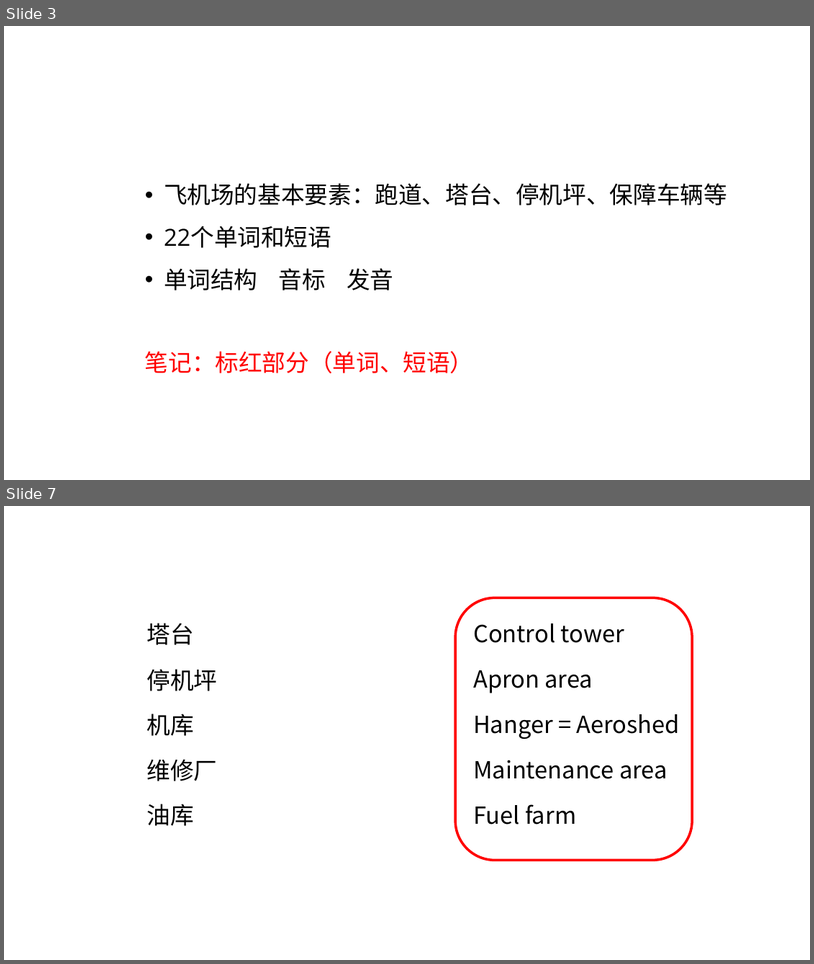
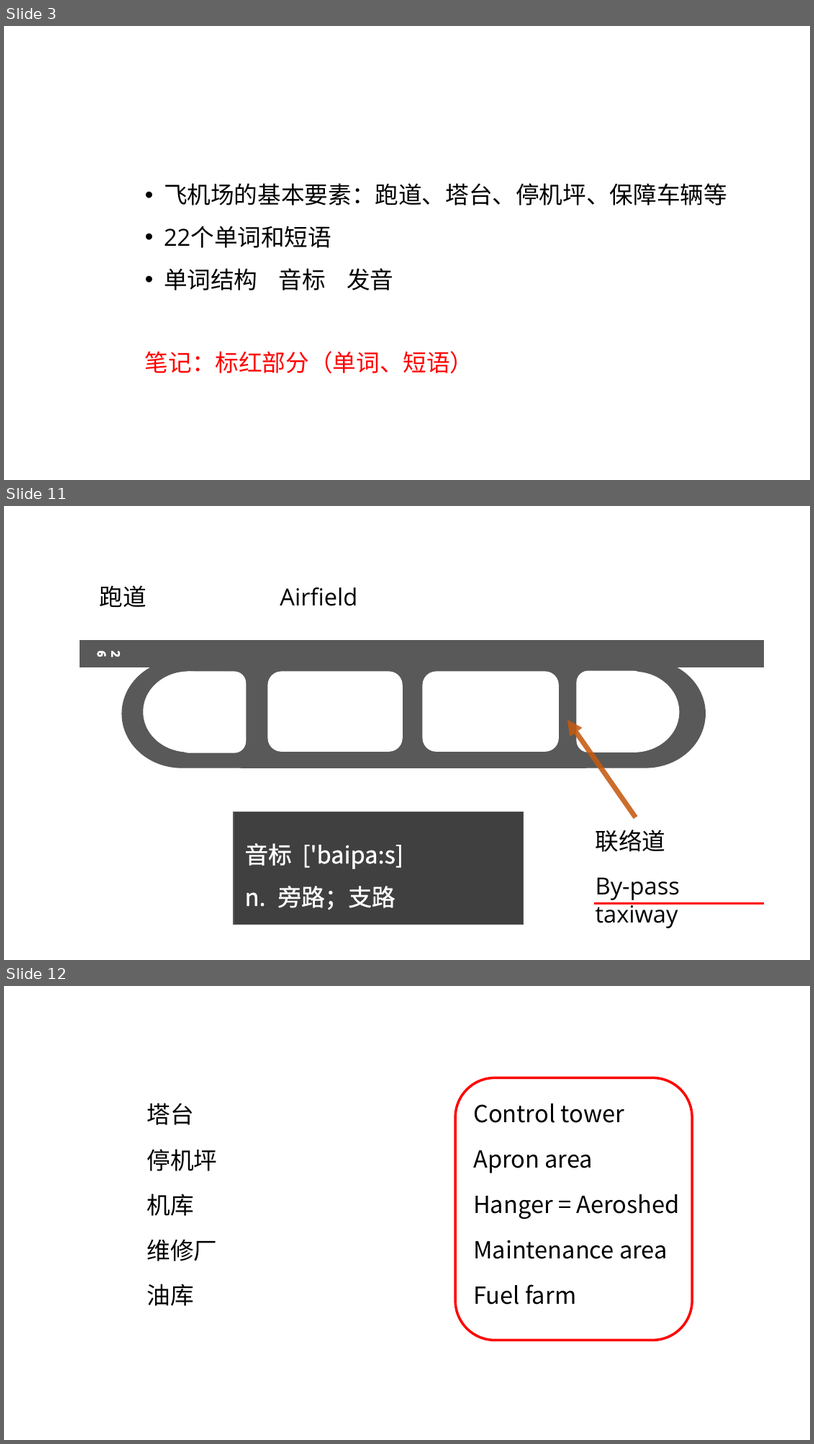
Before and after one commit to dlovegrace/english-teaching, a slide deck: airport sign.pptx. Shown one above the other, each under a label of ours: slides 3 and 7 before the commit, slides 3, 11 and 12 after it; the slides between them are not shown. The pictures are 814x964 and 814x1444 pixels, drawn with LibreOffice and Linux fonts; fonts in the diff are those of the drawing. Boxes give left, top, right and bottom in pixels: in the first picture for what was removed or moved away, otherwise in the second. Text is boxed around its words. In the diff, an @@ line names an element or a change of style, - is before the commit and + after.

Commit message:
完成了ppt中机场介绍以及跑道介绍部分，添加了相关的音标以及音频

```diff
--- a/airport sign.pptx
+++ b/airport sign.pptx
@@ slide 11 added at [4,506,810,960], background #FFFFFF @@
@@ text added at [100,585,147,607], 28 pt, text #000000 @@
+跑道
@@ text added at [280,587,358,606], 28 pt, text #000000 @@
+Airfield
@@ group added at [80,641,764,767]: 4 rounded rectangles, 3 rectangles, 2 flow chart delays, 2 ellipses @@
+26
@@ arrow added from (636, 818) to (568, 720), #C55A11 6 pt @@
@@ rectangle added at [234,812,524,924], fill #404040, outline #595959 1 pt, 28 pt, text #FFFFFF @@
+音标 ['baipa:s]
+n. 旁路；支路
@@ text added at [596,829,666,852], 28 pt, text #000000 @@
+联络道
@@ text added at [596,877,680,928], 28 pt, text #000000 @@
+By-pass taxiway
@@ line added from (595, 903) to (764, 903), #FF0000 3 pt @@
@@ what was slide 7 is now slide 12 @@
```
Also in this commit, not shown: 4 slides changed, 5 other slides added, 1 slide removed, 1 other file.
